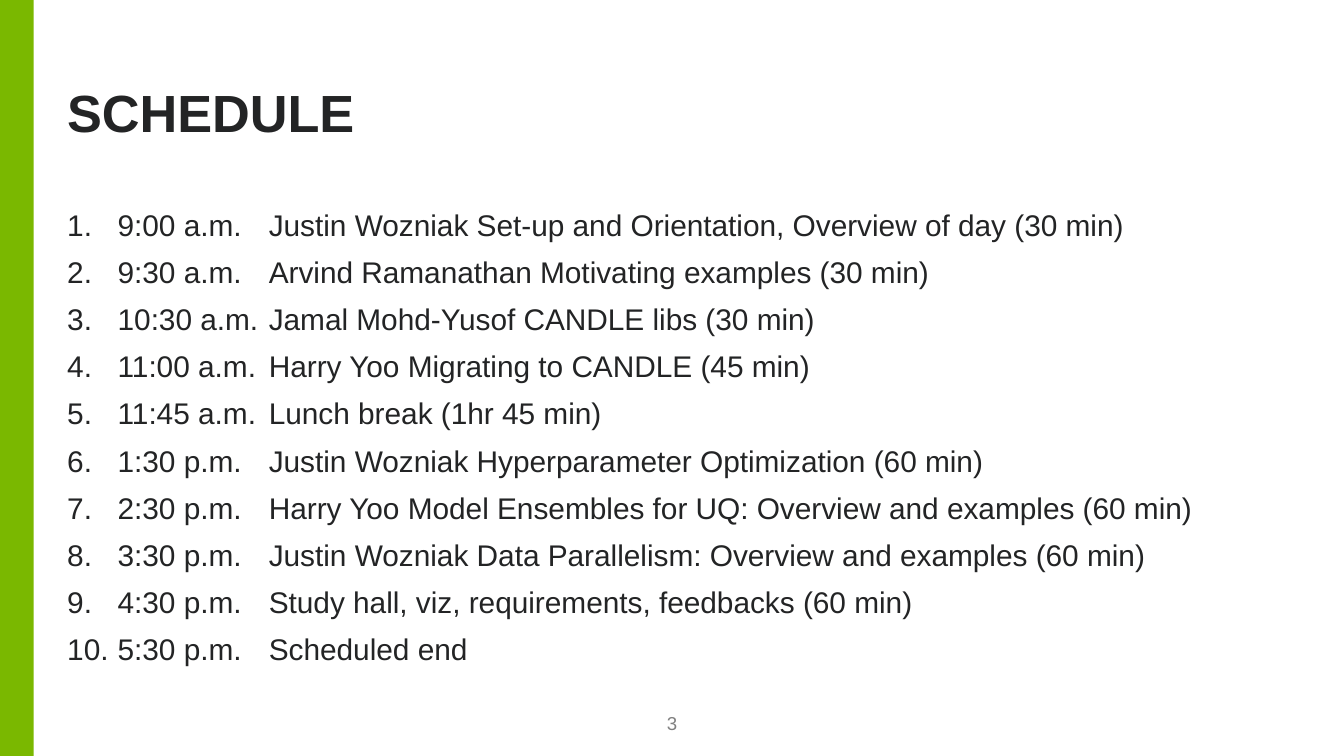
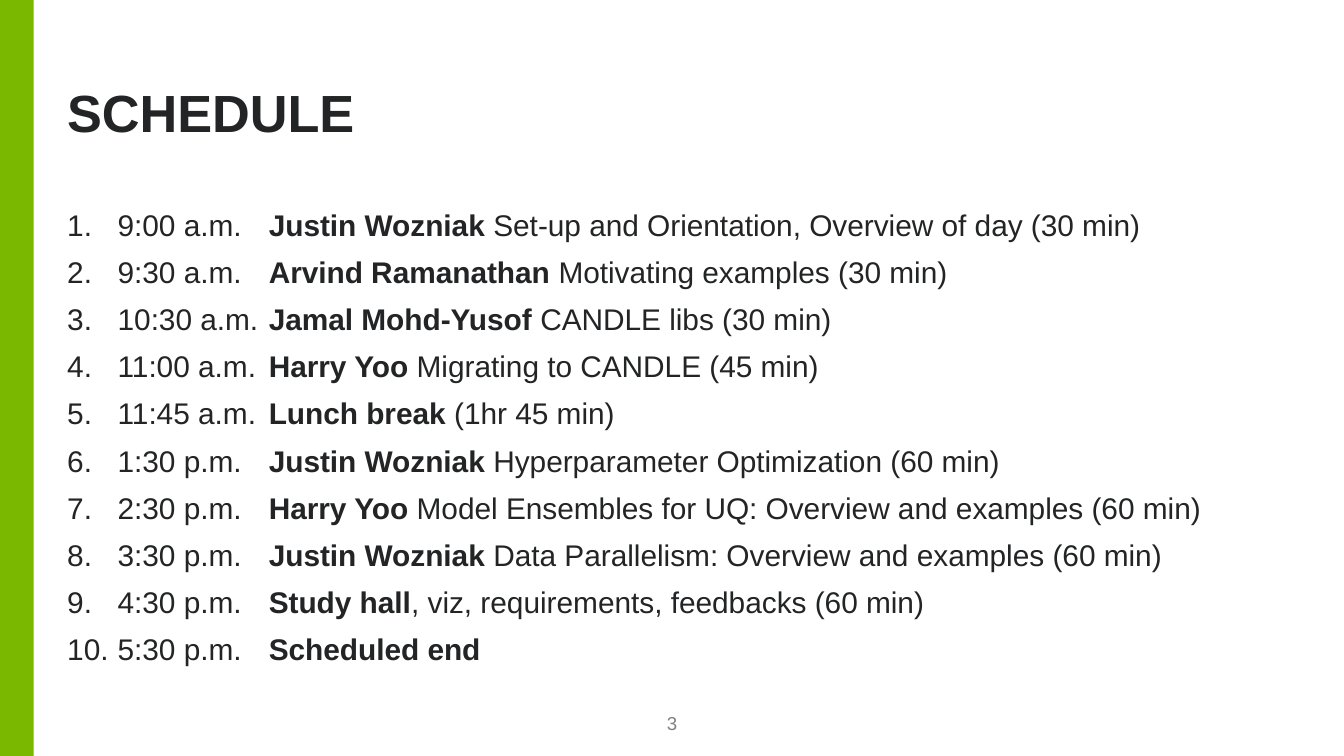
Before and after one commit to ECP-CANDLE/Tutorials, a slide deck: slide 3 of 2019/ECP/00-intro.pptx. Drawn at 1344x756 pixels with LibreOffice and Linux fonts; fonts in the diff are those of the drawing; background and template pictures are left out. Boxes give left, top, right and bottom in pixels: in the first picture for what was removed or moved away, otherwise in the second. Text is boxed around its words. In the diff, an @@ line names an element or a change of style, - is before the commit and + after.

Commit message:
Formatting

```diff
--- a/2019/ECP/00-intro.pptx
+++ b/2019/ECP/00-intro.pptx
@@ text "9:00 a.m. Justin Wozniak Set-up ..." at [118,214,1201,665]: bold on in "Justin Wozniak", "Arvind Ramanathan", "Jamal Mohd-Yusof", "Harry Yoo" and 6 more places @@
```
